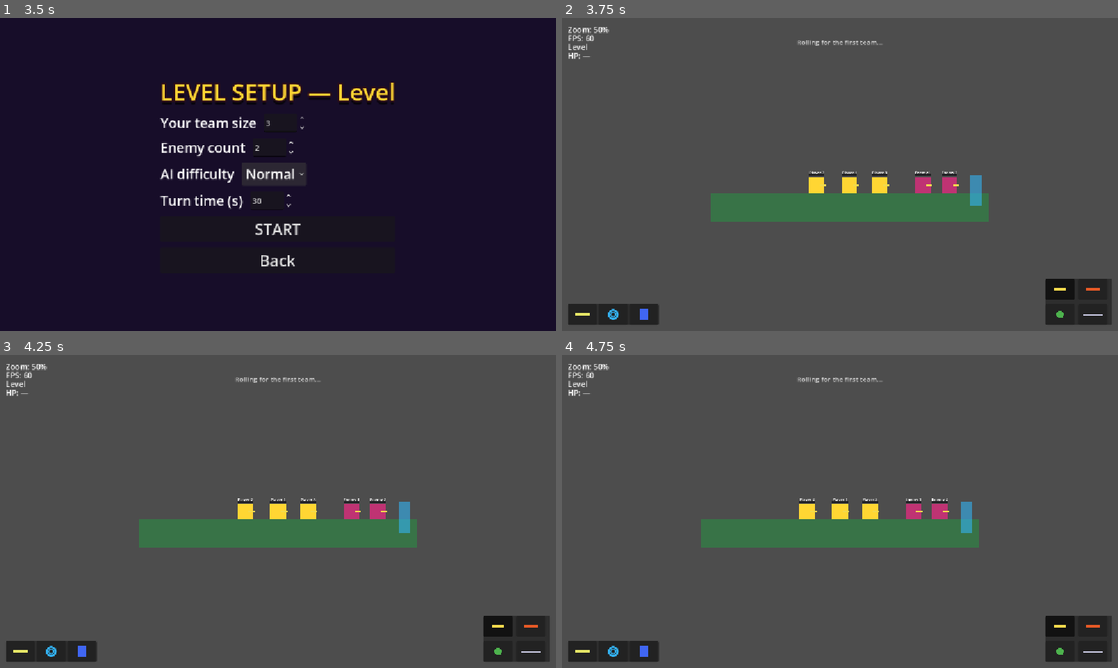
Above: before the commit, frames 1-4 (two rows, left to right).
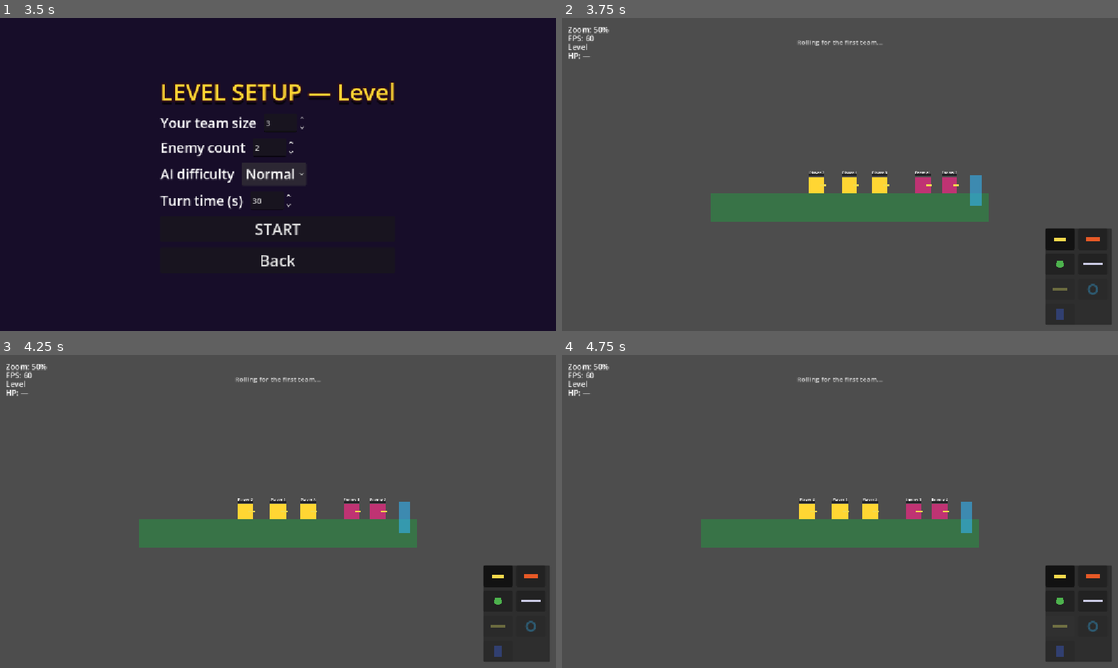
Above: after the commit, the same moments.

Repository: SDVGames-Studio/forms
Game: Godot game, scene res://Main.tscn
The game is run twice, just before and just after one commit, with the same random seed, the same clock (stepped at 60 frames per second) and the same inputs.
Inputs (mouse positions are in pixels of both pictures, inside the frame that each line leads up to):
- Up to frame 1 (3.5 s): click "New game" at 0.5 s; click "Level 1" at 1.25 s; click "Normal" at 2 s; click "Normal" at 2.75 s
- Up to frame 2 (3.75 s): click "START" at 3.5 s
- Up to frame 3 (4.25 s): no input
- Up to frame 4 (4.75 s): click (1062, 627) at 4.27 s

Frame 1 is identical in both runs. In frame 2, 3.1% of the frame differs, in the area x 1-99%, y 67-98%; in frame 3, 3.1%; in frame 4, 3.5%.

Commit message:
feat(hud): unite tools and weapons in one inventory panel (#179)

Diff:
--- a/ToolInventory.gd
+++ b/ToolInventory.gd
@@ -1,4 +1,4 @@
-extends CanvasLayer
+extends Node
 ## Issue #170: TOOLS — inventory items that are not weapons: they do not
 ## deal damage but perform other tasks. Three tools exist, each usable
 ## ONCE PER TURN (per character):
@@ -6,69 +6,28 @@
 ##  2 Teleport — the next left click in the level moves the member there
 ##  3 Shield   — the member blocks all damage until its next turn begins
 ##
-## Tools live in their own HUD panel in the BOTTOM-LEFT corner (weapons
-## stay in the WeaponInventory panel on the right). Keys 5-7 or a click
-## on a slot uses a tool. Reset once per player turn by TurnController.
+## Issue #179: tools and weapons share ONE HUD panel — the slots are
+## rendered by the WeaponInventory autoload (weapons in keys 1-4, tools
+## in keys 5-7). This autoload keeps only the tool LOGIC and STATE:
+## once-per-turn quota, teleport arming, shield application. Reset once
+## per player turn by TurnController.
 
 const TOOL_SWITCH := 0
 const TOOL_TELEPORT := 1
 const TOOL_SHIELD := 2
 const TOOLS := ["Switch", "Teleport", "Shield"]
 
-## Icon shapes per tool (plain geometry, no assets — same style as the
-## WeaponInventory icons): switch = two arrows (bar pair), teleport =
-## cyan ring, shield = blue vertical bar.
-const ICONS: Array = [
-	{"shape": "rect", "size": Vector2(30, 6), "color": Color(0.9, 0.9, 0.4, 1)},
-	{"shape": "circle", "radius": 9.0, "color": Color(0.2, 0.7, 0.95, 1)},
-	{"shape": "rect", "size": Vector2(16, 22), "color": Color(0.25, 0.4, 0.95, 1)},
-]
-
 ## Tool armed for the next click (only teleport uses this).
 var armed_tool := -1
 
 var _used: Dictionary = {}
-var _slots: Array = []
-var _panel: PanelContainer
-
-
-func _ready() -> void:
-	layer = 10
-	_panel = PanelContainer.new()
-	_panel.set_anchors_preset(Control.PRESET_BOTTOM_LEFT)
-	_panel.grow_horizontal = Control.GROW_DIRECTION_END
-	_panel.grow_vertical = Control.GROW_DIRECTION_BEGIN
-	_panel.offset_left = 12.0
-	_panel.offset_bottom = -12.0
-	add_child(_panel)
-	var box := HBoxContainer.new()
-	box.add_theme_constant_override("h_separation", 8)
-	_panel.add_child(box)
-	for i in TOOLS.size():
-		var slot := Button.new()
-		slot.toggle_mode = true
-		slot.custom_minimum_size = Vector2(60, 44)
-		slot.focus_mode = Control.FOCUS_NONE
-		slot.pressed.connect(use_tool.bind(i))
-		slot.add_child(_make_icon(i))
-		_slots.append(slot)
-		box.add_child(slot)
-	_update_highlight()
-
-
-func _make_icon(index: int) -> Control:
-	var icon := ShapeIcon.new()
-	icon.icon = ICONS[index]
-	icon.mouse_filter = Control.MOUSE_FILTER_IGNORE
-	icon.set_anchors_preset(Control.PRESET_FULL_RECT)
-	return icon
 
 
 ## TurnController, start of a fresh player turn: full tool quota back.
 func reset_turn() -> void:
 	_used.clear()
 	armed_tool = -1
-	_update_highlight()
+	refresh_slots()
 
 
 func _can_use(character: Node, tool: int) -> bool:
@@ -87,18 +46,16 @@
 
 ## Use a tool with the currently controlled member. Returns true on success.
 func use_tool(tool: int) -> bool:
-	if _panel == null:
-		return false
 	if not _is_in_level():
 		return false
 	if not TurnController.is_player_team(TurnController.active_team) or _switching_or_over():
-		_update_highlight()
+		refresh_slots()
 		return false
 	var member: Node = TurnController.active_member
 	if member == null or not is_instance_valid(member):
 		return false
 	if not _can_use(member, tool):
-		_update_highlight()
+		refresh_slots()
 		return false
 	var done := false
 	match tool:
@@ -118,7 +75,7 @@
 	if done and tool != TOOL_TELEPORT:
 		_mark_used(member, tool)
 		armed_tool = -1
-	_update_highlight()
+	refresh_slots()
 	return done
 
 
@@ -126,15 +83,19 @@
 	return TurnController.game_over or TurnController.get("_switching") == true
 
 
-func _process(_delta: float) -> void:
-	# Issue #174: the tools panel is in-game HUD — keep it hidden outside
-	# level scenes (same gating as the WeaponInventory panel).
-	if _panel != null:
-		_panel.visible = _is_in_level()
+func _is_in_level() -> bool:
+	return get_tree().get_first_node_in_group("level") != null
 
 
-func _is_in_level() -> bool:
-	return get_tree().get_first_node_in_group("level") != null
+## Issue #179: let the WeaponInventory panel ask whether tool use is
+## currently possible (used to gray out the shared tool slots).
+func can_use_now(tool: int) -> bool:
+	if not _is_in_level():
+		return false
+	if not TurnController.is_player_team(TurnController.active_team) or _switching_or_over():
+		return false
+	var member: Node = TurnController.active_member
+	return member != null and is_instance_valid(member) and _can_use(member, tool)
 
 
 func _unhandled_input(event: InputEvent) -> void:
@@ -153,32 +114,11 @@
 			member.velocity = Vector2.ZERO
 			_mark_used(member, TOOL_TELEPORT)
 			armed_tool = -1
-			_update_highlight()
+			refresh_slots()
 			get_viewport().set_input_as_handled()
 
 
-func _update_highlight() -> void:
-	for i in _slots.size():
-		_slots[i].button_pressed = armed_tool == i
-		_slots[i].disabled = false
-		var member: Node = TurnController.active_member
-		if member != null and not _can_use(member, i):
-			_slots[i].modulate = Color(1, 1, 1, 0.35)
-		else:
-			_slots[i].modulate = Color.WHITE
-
-
-## Issue #170: minimal icon canvas (same style as the weapon icons).
-class ShapeIcon extends Control:
-	var icon: Dictionary
-	var icon_scale := 1.0
-
-	func _draw() -> void:
-		var c := size / 2.0
-		var col: Color = icon.get("color", Color.WHITE)
-		if icon.get("shape", "rect") == "circle":
-			draw_arc(c, icon.get("radius", 8.0) * icon_scale, 0.0, TAU, 32, col, 4.0, true)
-			draw_arc(c, icon.get("radius", 8.0) * icon_scale - 4.0, 0.0, TAU, 32, col, 2.0, true)
-		else:
-			var s: Vector2 = icon.get("size", Vector2(20, 6)) * icon_scale
-			draw_rect(Rect2(c - s / 2.0, s), col)
+## Issue #179: ask the unified panel to redraw tool slot states.
+func refresh_slots() -> void:
+	if WeaponInventory != null and WeaponInventory.has_method("refresh_tools"):
+		WeaponInventory.refresh_tools()
--- a/WeaponInventory.gd
+++ b/WeaponInventory.gd
@@ -16,6 +16,11 @@
 ## version: the panel is anchored to the center of the screen and the
 ## slots/icons grow (~2x), so the grid is comfortably finger-sized.
 
+## Issue #179: tools joined the weapons in THIS panel — one unified
+## inventory grid: weapons on keys 1-4, tools on keys 5-7. The tool
+## LOGIC stays in the ToolInventory autoload; this script only renders
+## the shared slots.
+
 var selected_weapon := 0
 
 ## Issue #131 (reworked in #143): after the first shot of a turn the
@@ -44,6 +49,7 @@
 	_locked_characters.clear()
 
 var _slots: Array = []
+var _tool_slots: Array = []
 
 var _panel: PanelContainer
 var _toggle_button: Button
@@ -51,6 +57,15 @@
 var _mobile_layout_applied := false
 
 const WEAPONS := ["Shotgun", "Rocket", "Grenade", "Spear"]
+
+## Issue #179: per-tool icon shapes (mirrors the old ToolInventory
+## panel): switch = yellow bar pair, teleport = cyan ring, shield =
+## blue vertical bar.
+const TOOL_ICONS: Array = [
+	{"shape": "rect", "size": Vector2(30, 6), "color": Color(0.9, 0.9, 0.4, 1)},
+	{"shape": "ring", "radius": 9.0, "color": Color(0.2, 0.7, 0.95, 1)},
+	{"shape": "rect", "size": Vector2(16, 22), "color": Color(0.25, 0.4, 0.95, 1)},
+]
 
 ## Issue #64: icon shapes per weapon, mirroring the held-weapon visuals
 ## in Weapon.gd (shotgun: wide yellow bar, rocket: orange bar, grenade:
@@ -107,11 +122,23 @@
 		# Issue #64: arrow keys must never reach the inventory.
 		slot.focus_mode = Control.FOCUS_NONE
 		slot.pressed.connect(set_selected.bind(i))
-		slot.add_child(_make_icon(i))
+		slot.add_child(_make_icon(ICONS[i]))
 		_slots.append(slot)
 		grid.add_child(slot)
 
+## Issue #179: tool slots in the SAME grid, right after the weapons.
+	for i in TOOL_ICONS.size():
+		var slot := Button.new()
+		slot.toggle_mode = true
+		slot.custom_minimum_size = Vector2(60, 44)
+		slot.focus_mode = Control.FOCUS_NONE
+		slot.pressed.connect(_on_tool_slot_pressed.bind(i))
+		slot.add_child(_make_icon(TOOL_ICONS[i]))
+		_tool_slots.append(slot)
+		grid.add_child(slot)
+
 	_update_highlight()
+	refresh_tools()
 
 
 ## Issue #64: a simple geometrical shape drawn instead of a text name.
@@ -135,11 +162,24 @@
 		var icon: ShapeIcon = _slots[i].get_child(0)
 		icon.icon_scale = 2.0
 		icon.queue_redraw()
-
-
-func _make_icon(index: int) -> Control:
+	for i in _tool_slots.size():
+		_tool_slots[i].custom_minimum_size = Vector2(120, 88)
+		var ticon: ShapeIcon = _tool_slots[i].get_child(0)
+		ticon.icon_scale = 2.0
+		ticon.queue_redraw()
+
+
+## Issue #179: tool slot click routes through the ToolInventory logic.
+func _on_tool_slot_pressed(tool: int) -> void:
+	var tools: Node = get_node_or_null("/root/ToolInventory")
+	if tools != null:
+		tools.use_tool(tool)
+	refresh_tools()
+
+
+func _make_icon(icon_def: Dictionary) -> Control:
 	var icon := ShapeIcon.new()
-	icon.icon = ICONS[index]
+	icon.icon = icon_def
 	icon.mouse_filter = Control.MOUSE_FILTER_IGNORE
 	icon.set_anchors_preset(Control.PRESET_FULL_RECT)
 	return icon
@@ -188,11 +228,31 @@
 		return
 	selected_weapon = clampi(index, 0, WEAPONS.size() - 1)
 	_update_highlight()
+	refresh_tools()
 
 
 func _update_highlight() -> void:
 	for i in _slots.size():
 		_slots[i].button_pressed = i == selected_weapon
+
+
+## Issue #179: keep the shared tool slots in sync (armed highlight and
+## once-per-turn graying). Called by ToolInventory on every state change.
+func refresh_tools() -> void:
+	if _panel == null or _tool_slots.is_empty():
+		return
+	# Autoload startup order: the ToolInventory singleton may not exist
+	# yet while this panel builds its slots — skip until it does.
+	var tools: Node = get_node_or_null("/root/ToolInventory")
+	if tools == null:
+		return
+	for i in _tool_slots.size():
+		var slot: Button = _tool_slots[i]
+		slot.button_pressed = tools.armed_tool == i
+		if tools.can_use_now(i):
+			slot.modulate = Color.WHITE
+		else:
+			slot.modulate = Color(1, 1, 1, 0.35)
 
 
 ## Issue #64: minimal icon canvas — draws one shape centered in the slot.
@@ -203,8 +263,12 @@
 	func _draw() -> void:
 		var c := size / 2.0
 		var col: Color = icon.get("color", Color.WHITE)
-		if icon.get("shape", "rect") == "circle":
+		var shape: String = icon.get("shape", "rect")
+		if shape == "circle":
 			draw_circle(c, icon.get("radius", 8.0) * icon_scale, col)
+		elif shape == "ring":
+			# Issue #179: outlined circle (teleport tool icon).
+			draw_arc(c, icon.get("radius", 8.0) * icon_scale, 0.0, TAU, 32, col, 4.0, true)
 		else:
 			var s: Vector2 = icon.get("size", Vector2(20, 6)) * icon_scale
 			draw_rect(Rect2(c - s / 2.0, s), col)
